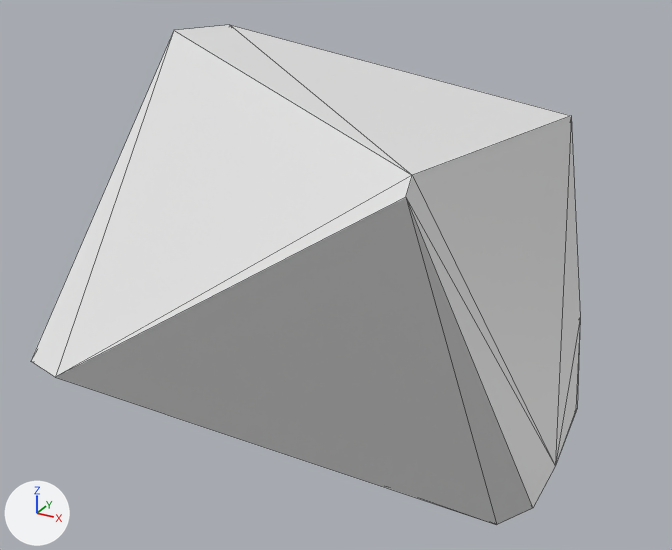
Renders of the OBJ model assets/pieces/potato_train/potato_0241.obj from each side of a commit.
The view is the same before and after, from a 50 mm lens placed at (0.0252, -0.0454, 0.0235), pointed at (0.0008, -0.001, 0.0013). The axes (+X, +Y, +Z) are drawn at lower left. The lights are the same throughout. The picture after the commit comes second. Mesh edges are drawn as thin lines. Where no turn or scale is listed for an object, it has been applied to the vertices.

Objects in the first picture: 'potato_0241'.
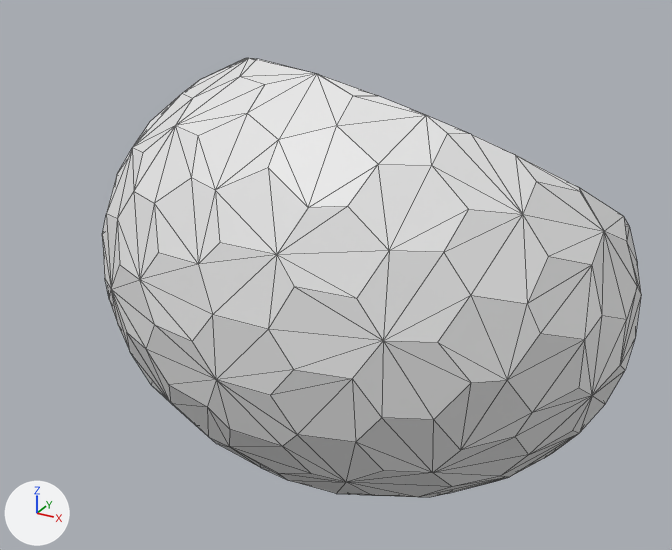
What the commit changed:
me_potato_0241 is used by ob_potato_0241; location (0.0, 0.0, 0.0).
me_potato_0241 had 20 vertices, 36 faces and spanned x -0.0129..0.0141, y -0.0137..0.0078, z -0.0173..0.014.
me_potato_0241 now has 220 vertices, 436 faces and spans x -0.0165..0.0174, y -0.0106..0.0083, z -0.0133..0.0135.
me_potato_0241 part 1: the whole mesh is rebuilt.

Changed parts and their boxes [x1, y1, x2, y2] in the pictures (672 x 550 px):
'potato_0241', reshaped (12% shorter)
    before: [31, 25, 580, 525]
    after: [102, 58, 641, 497]
